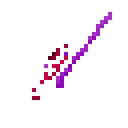
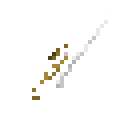
Layer changes from the first 128 x 128 image to the second:
painted on "Calque copié" over left=32, top=12, right=112, bottom=100
